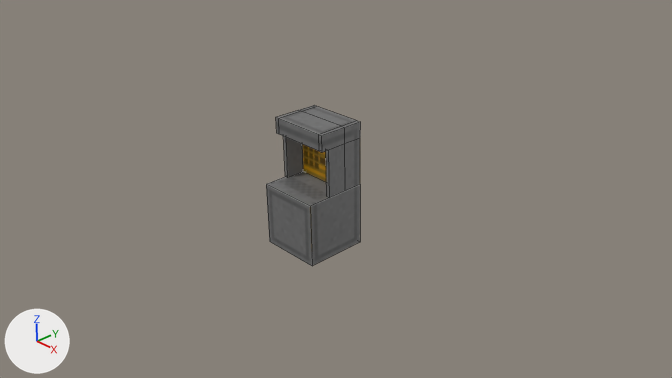
One commit to the Blender file mods/deco/models/CraftGuideTower.blend: the scene before it, then after it.
The view is the same before and after, from the file's camera 'Camera'. Every picture has the same lights, and +X, +Y and +Z are marked at lower left. Mesh edges are drawn as thin lines.
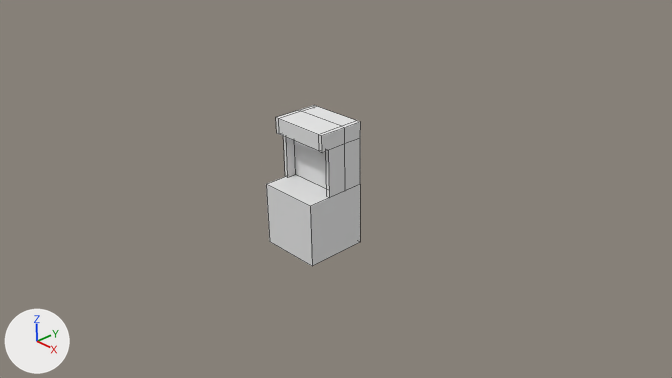
Boxes (x1, y1, x2, y2) around the edits, measured in the pictures (672 x 378 px; the box of a moved part takes in the faces that stretch with it):
'Cube', recoloured, reshaped
    both: (266, 105, 361, 266)
part 1 of me_cube_001, moved or reshaped
    before: (286, 137, 326, 182)
    after: (286, 137, 327, 189)

The change in detail:
Material 'Material' (mat_material) is new.
Its base color is (0.8, 0.8, 0.8) (white #e7e7e7).
me_cube_001 has 48 vertices, 44 faces and spans x -0.5..0.5, y -0.5..0.5, z -0.5..1.5.
me_cube_001 is used by ob_cube; location (0.0, 0.0, 0.0).
Before the commit, vertices of me_cube_001: 9 (0.44, 0.19, 0.5), 10 (-0.44, 0.19, 0.5) at pixel (303, 171), 13 (0.44, 0.19, 1.25), 14 (-0.44, 0.19, 1.25).
me_cube_001 no longer uses material mat_untitled (picture img_untitled).
Part 1, on me_cube_001:
Vertices 9, 10, 13, 14 of me_cube_001 move by (0.0, -0.16, 0.0).
me_cube_001 now uses material mat_material (white #e7e7e7).
